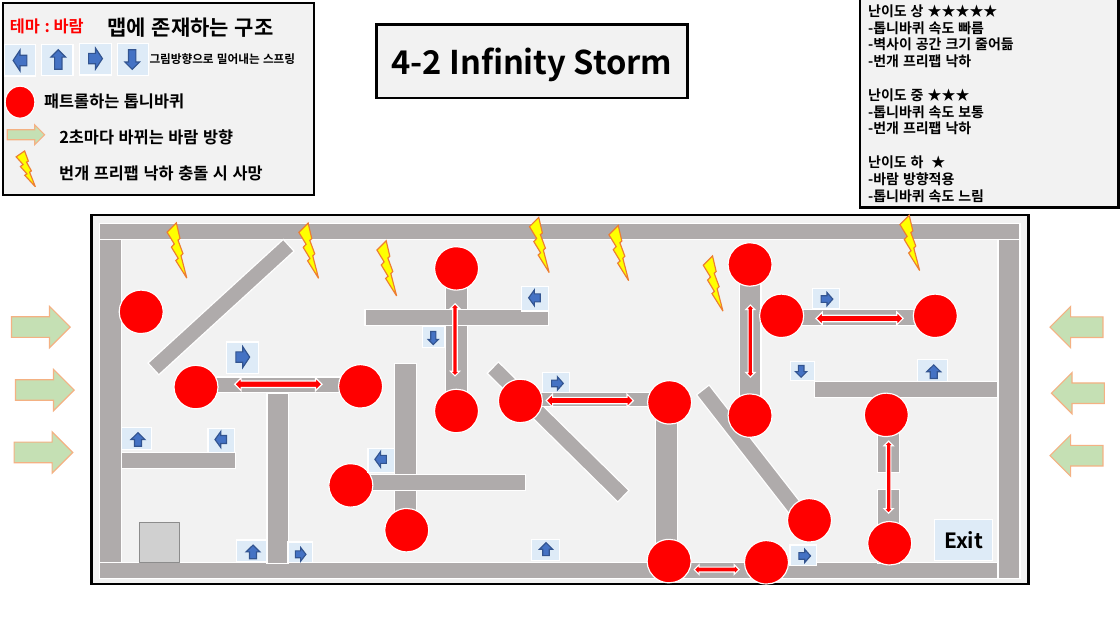
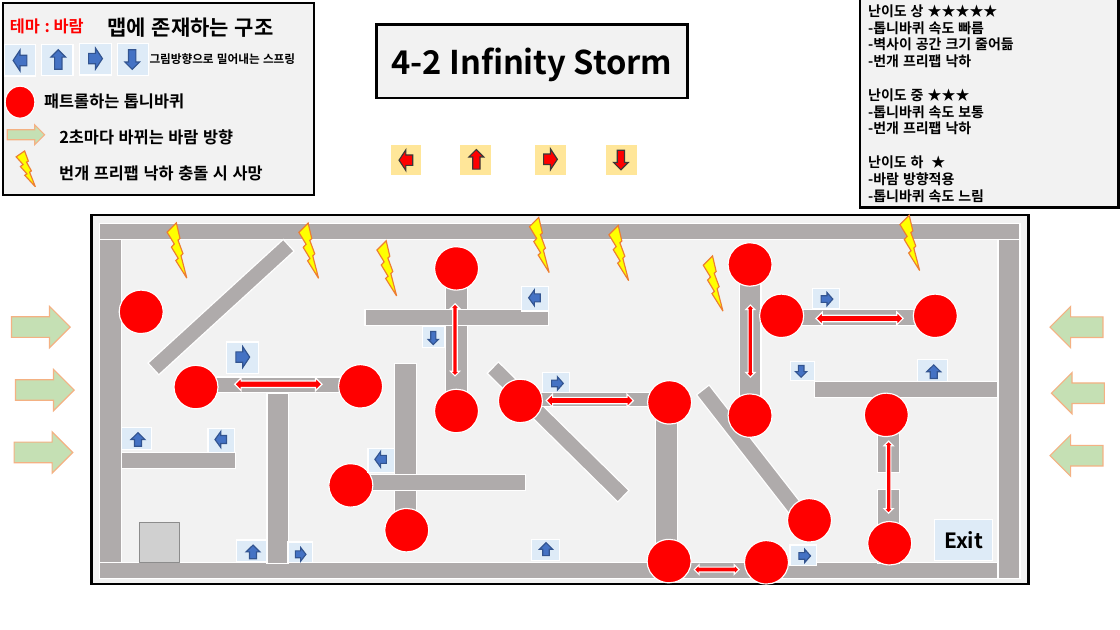
Before and after one commit to YDGYDGYDG/TeamHolyShit, a slide deck: slide 2 of 개인작업폴더/유건희/Infinite Strom.pptx. Drawn at 1120x630 pixels with LibreOffice and Linux fonts; fonts in the diff are those of the drawing; grey boxes stand for pictures. Boxes give left, top, right and bottom in pixels: in the first picture for what was removed or moved away, otherwise in the second. Text is boxed around its words. In the diff, an @@ line names an element or a change of style, - is before the commit and + after.

```diff
--- a/개인작업폴더/유건희/Infinite Strom.pptx
+++ b/개인작업폴더/유건희/Infinite Strom.pptx
@@ rectangle added at box(390, 145, 422, 176), fill #FFE699, outline #FFFFFF 1 pt @@
@@ up arrow added at box(400, 149, 413, 170), fill #FF0000, outline #3B3838 1 pt @@
@@ rectangle added at box(460, 145, 492, 176), fill #FFE699, outline #FFFFFF 1 pt @@
@@ rectangle added at box(534, 145, 566, 176), fill #FFE699, outline #FFFFFF 1 pt @@
@@ up arrow added at box(544, 148, 557, 169), fill #FF0000, outline #3B3838 1 pt @@
@@ rectangle added at box(606, 145, 638, 176), fill #FFE699, outline #FFFFFF 1 pt @@
@@ up arrow added at box(469, 150, 483, 169), fill #FF0000, outline #3B3838 1 pt @@
@@ up arrow added at box(613, 150, 628, 170), fill #FF0000, outline #3B3838 1 pt @@
```
Also in this commit, not shown: 1 slide added, 22 other files.
